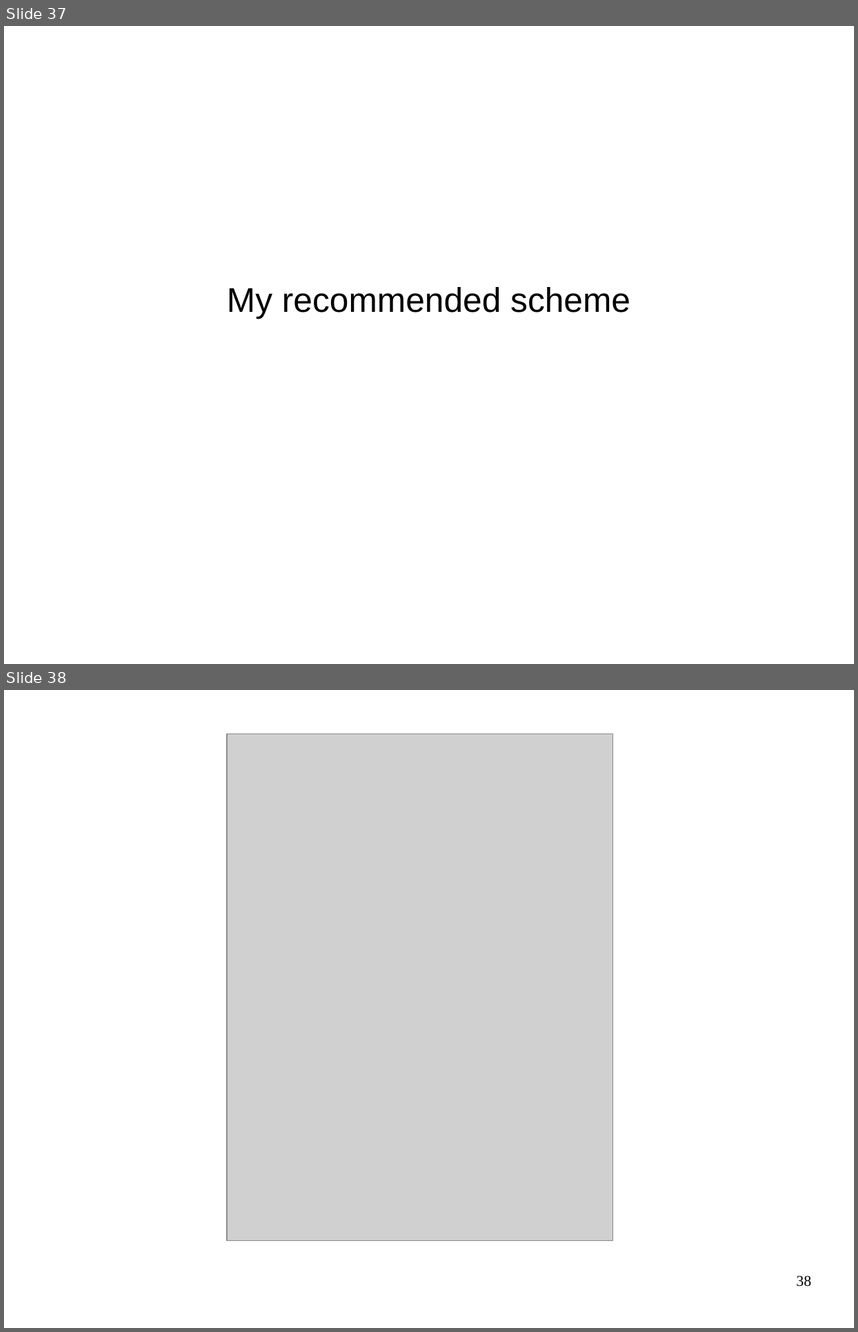
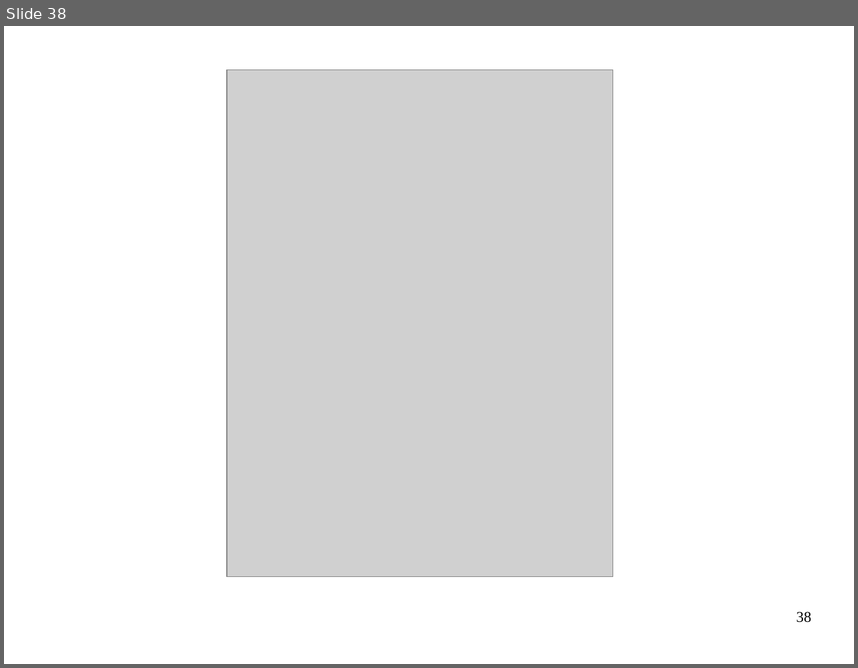
Before and after one commit to amueller/talks_odt, a slide deck: introduction_to_ml_with_python_bnl_2016.odp. Shown one above the other, each under a label of ours: slides 37 and 38 before the commit, slide 38 after it. The pictures are 858x1332 and 858x668 pixels, drawn with LibreOffice and Linux fonts; fonts in the diff are those of the drawing; grey boxes stand for pictures. Boxes give left, top, right and bottom in pixels: in the first picture for what was removed or moved away, otherwise in the second. Text is boxed around its words. In the diff, an @@ line names an element or a change of style, - is before the commit and + after.

```diff
--- a/introduction_to_ml_with_python_bnl_2016.odp
+++ b/introduction_to_ml_with_python_bnl_2016.odp
@@ slide 37 removed at [4,26,854,664], background #FFFFFF @@
@@ subtitle removed at [227,287,631,318] @@
-My recommended scheme
```
Also in this commit, not shown: 4 slides changed, 17 slides added, 16 other slides removed.
